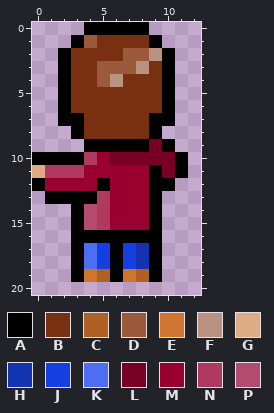
Edited in one commit: pixel-art sprite (Sprites/Player/playerstationaryupbasicattack6.png). The first picture shows the starting point.
The file is 13x21 pixels.
Palette (. is transparent): A #000000  B #783011  C #b06023  D #9c5a3c  E #cf7530  F #ba9280  G #ddac85  H #1333b0  J #163fe3  K #4d6ef3  L #780026  M #990030  N #b0395f  P #b34b6e
Pixels before, first column x 0:
 0 ....AAAAA...
 1 ...ADBBBBA..
 2 ..ABBBBDDFA.
 3 ..ABBDDDFBA.
 4 ..ABBDFBBBA.
 5 ..ABBBBBBBA.
 6 ..ABBBBBBBA.
 7 ..AABBBBBAA.
 8 ...ABBBBBA..
 9 ....AAAAALA.
10 AAAANMLLLLLA
11 GNNNMMMMMALA
12 AMMMMAMMMAA.
13 .AAAANMMMA..
14 ...APNMMMA..
15 ...APNMMMA..
16 ...AAAAAAA..
17 ...AKJAJHA..
18 ...AKJAJHA..
19 ...AECAECA..
The same view after the edit:
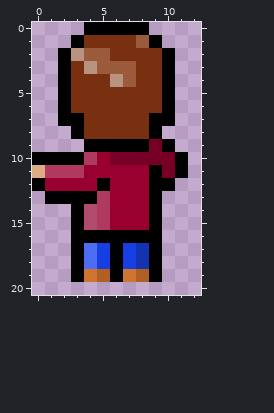
Edits made:
Colour D becomes colour B in row 1 at x 4; in row 2 at x 7 to 8; in row 4 at x 5.
Colour F becomes colour B in row 2 at x 9; in row 3 at x 8.
Colour B becomes colour D in row 1 at x 8; in row 2 at x 4 to 5; in row 4 at x 7.
Colour B becomes colour F in row 2 at x 3; in row 3 at x 4.
